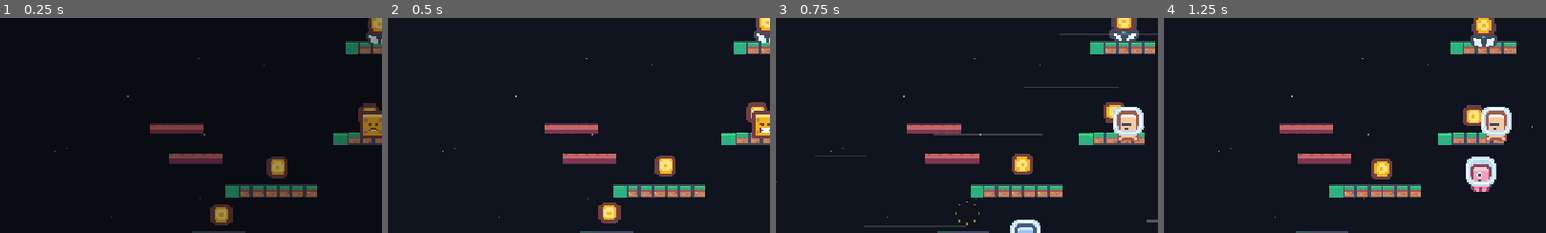
Above: before the commit, frames 1-4 (left to right).
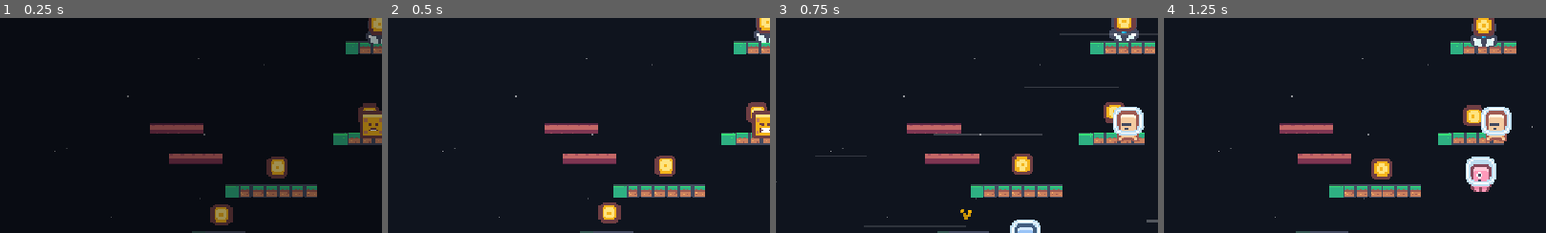
Above: after the commit, the same moments.

Repository: whereissam/SimpleJumper
Game: Godot game, scene res://scenes/World.tscn
Two runs of this game, one before a commit and one after it. Both use one fixed random seed, a clock stepped at 60 frames per second and the inputs below.
Inputs (mouse positions are % of the whole screen's width and height, from its top left):
- Up to frame 1 (0.25 s): no input
- Up to frame 2 (0.5 s): no input
- Up to frame 3 (0.75 s): tap Enter (ui_accept) at 0.5 s; move the mouse to (72, 45) at 0.52 s; hold Right (ui_right) from 0.53 s (still down); tap Z (dash) at 0.6 s; click (72, 45) at 0.67 s
- Up to frame 4 (1.25 s): keep holding Right (ui_right); tap Enter (ui_accept) at 0.77 s
The pictures show only the part of the screen within x 22-72%, y 28-78%; the shares and areas given below are measured in that part.

Frames 1-2 are identical in both runs. In frame 3, 0.1% of the frame differs, in the area x 47-54%, y 85-97%; in frame 4, nothing differs.

Commit message:
feat: GPUParticles2D, landing ring, trampoline squash
- Coin sparkle: GPUParticles2D burst (12 gold particles, radial spread)
- Enemy death: GPUParticles2D burst (16 red particles)
- Crumble: GPUParticles2D burst (10 brown particles)
- Reusable _spawn_burst() helper with configurable color/amount/speed
- Landing impact ring: expanding white oval at player feet on hard landing
- Trampoline squash: full squash/stretch/spring animation on bounce
  (1.3x wide -> 0.85x narrow + tall -> back to normal with elastic)

Co-Authored-By: Claude Opus 4.6 (1M context) <noreply@anthropic.com>

Diff:
--- a/scripts/Player.gd
+++ b/scripts/Player.gd
@@ -437,6 +437,7 @@
 			if impact > 0.3:
 				Audio.play("land", -8.0)
 				_spawn_jump_dust()
+				_spawn_landing_ring()
 		fall_speed_max = 0.0
 
 	# Jump: stretch
@@ -551,3 +552,23 @@
 	var tw := get_tree().create_tween()
 	tw.tween_interval(0.6)
 	tw.tween_callback(particles.queue_free)
+
+func _spawn_landing_ring() -> void:
+	# Expanding ring effect at player feet
+	var ring := Polygon2D.new()
+	var pts := PackedVector2Array()
+	for i in 24:
+		var a := i * TAU / 24.0
+		pts.append(Vector2(cos(a) * 8, sin(a) * 3))
+	ring.polygon = pts
+	ring.color = Color(1, 1, 1, 0.5)
+	ring.position = global_position + Vector2(0, 22)
+	ring.z_index = -1
+	get_parent().add_child(ring)
+
+	var tw := get_tree().create_tween()
+	tw.set_parallel(true)
+	tw.tween_property(ring, "scale", Vector2(5, 3), 0.25).set_trans(Tween.TRANS_QUAD).set_ease(Tween.EASE_OUT)
+	tw.tween_property(ring, "modulate:a", 0.0, 0.25)
+	tw.set_parallel(false)
+	tw.tween_callback(ring.queue_free)
--- a/scripts/World.gd
+++ b/scripts/World.gd
@@ -492,11 +492,12 @@
 		return
 	player_node.trampoline_bounce()
 	Audio.play("trampoline", -4.0)
-	var pad : Node = trampoline.get_node_or_null("Pad")
-	if pad:
-		var tw := create_tween()
-		tw.tween_property(pad, "position:y", pad.position.y + 6, 0.05)
-		tw.tween_property(pad, "position:y", pad.position.y, 0.15).set_trans(Tween.TRANS_ELASTIC)
+	# Squash the whole trampoline then spring back
+	var orig_scale := trampoline.scale
+	var tw := create_tween()
+	tw.tween_property(trampoline, "scale", Vector2(1.3, 0.4), 0.05)
+	tw.tween_property(trampoline, "scale", Vector2(0.85, 1.3), 0.1).set_trans(Tween.TRANS_ELASTIC)
+	tw.tween_property(trampoline, "scale", orig_scale, 0.15).set_trans(Tween.TRANS_ELASTIC)
 
 func _on_checkpoint_hit(body: Node2D, checkpoint: Area2D) -> void:
 	if body != player_node:
@@ -757,22 +758,43 @@
 		tw.tween_callback(p.queue_free)
 
 func _spawn_coin_sparkle(pos: Vector2) -> void:
-	for i in 8:
-		var spark := ColorRect.new()
-		spark.size  = Vector2(3, 3)
-		spark.color = Color(1.0, 0.9, 0.2, 0.9)
-		spark.position = pos
-		spark.z_index = 5
-		add_child(spark)
-
-		var angle := i * TAU / 8.0
-		var target := pos + Vector2(cos(angle) * 30, sin(angle) * 30)
-		var tw := get_tree().create_tween()
-		tw.set_parallel(true)
-		tw.tween_property(spark, "position", target, 0.3).set_trans(Tween.TRANS_QUAD).set_ease(Tween.EASE_OUT)
-		tw.tween_property(spark, "modulate:a", 0.0, 0.3)
-		tw.set_parallel(false)
-		tw.tween_callback(spark.queue_free)
+	_spawn_burst(pos, Color(1.0, 0.85, 0.1), 12, 80.0, 0.4)
+
+func _spawn_burst(pos: Vector2, color: Color, amount: int, speed: float, lifetime: float) -> void:
+	var particles := GPUParticles2D.new()
+	particles.position = pos
+	particles.z_index = 10
+	particles.amount = amount
+	particles.lifetime = lifetime
+	particles.one_shot = true
+	particles.explosiveness = 1.0
+	particles.emitting = true
+
+	var mat := ParticleProcessMaterial.new()
+	mat.direction = Vector3(0, -1, 0)
+	mat.spread = 180.0
+	mat.initial_velocity_min = speed * 0.5
+	mat.initial_velocity_max = speed
+	mat.gravity = Vector3(0, 200, 0)
+	mat.scale_min = 3.0
+	mat.scale_max = 6.0
+	mat.color = color
+
+	# Fade out
+	var gradient := Gradient.new()
+	gradient.set_color(0, color)
+	gradient.set_color(1, Color(color.r, color.g, color.b, 0.0))
+	var grad_tex := GradientTexture1D.new()
+	grad_tex.gradient = gradient
+	mat.color_ramp = grad_tex
+
+	particles.process_material = mat
+	add_child(particles)
+
+	# Auto-free after lifetime
+	var tw := get_tree().create_tween()
+	tw.tween_interval(lifetime + 0.1)
+	tw.tween_callback(particles.queue_free)
 
 func _kill_enemy(enemy: Area2D) -> void:
 	var pos := enemy.global_position
@@ -789,39 +811,10 @@
 		enemy.queue_free()
 
 func _spawn_enemy_death_particles(pos: Vector2) -> void:
-	for i in 8:
-		var p := ColorRect.new()
-		p.size  = Vector2(5, 5)
-		p.color = Colors.ENEMY_CLR
-		p.position = pos + Vector2(randf_range(-15, 15), randf_range(-10, 10))
-		p.z_index = 5
-		add_child(p)
-
-		var angle := i * TAU / 8.0
-		var target := pos + Vector2(cos(angle) * 35, sin(angle) * 35 - 20)
-		var tw := get_tree().create_tween()
-		tw.set_parallel(true)
-		tw.tween_property(p, "position", target, 0.4).set_trans(Tween.TRANS_QUAD).set_ease(Tween.EASE_OUT)
-		tw.tween_property(p, "modulate:a", 0.0, 0.4)
-		tw.set_parallel(false)
-		tw.tween_callback(p.queue_free)
-
-func _spawn_crumble_particles(pos: Vector2, w: float) -> void:
-	for i in 8:
-		var p := ColorRect.new()
-		p.size = Vector2(6, 6)
-		p.color = Colors.CRUMBLE_FILL
-		p.position = pos + Vector2(randf_range(-w * 0.4, w * 0.4), 0)
-		p.z_index = 5
-		add_child(p)
-
-		var tw := get_tree().create_tween()
-		tw.set_parallel(true)
-		tw.tween_property(p, "position:y", p.position.y + randf_range(30, 80), 0.5)
-		tw.tween_property(p, "position:x", p.position.x + randf_range(-20, 20), 0.5)
-		tw.tween_property(p, "modulate:a", 0.0, 0.5)
-		tw.set_parallel(false)
-		tw.tween_callback(p.queue_free)
+	_spawn_burst(pos, Colors.ENEMY_CLR, 16, 120.0, 0.5)
+
+func _spawn_crumble_particles(pos: Vector2, _w: float) -> void:
+	_spawn_burst(pos, Colors.CRUMBLE_FILL, 10, 60.0, 0.5)
 
 # -- Freeze frame (hit-stop) ---------------------------------------------------
 func _freeze_frame(duration: float) -> void:
Not shown, changed: docs/todo.md
